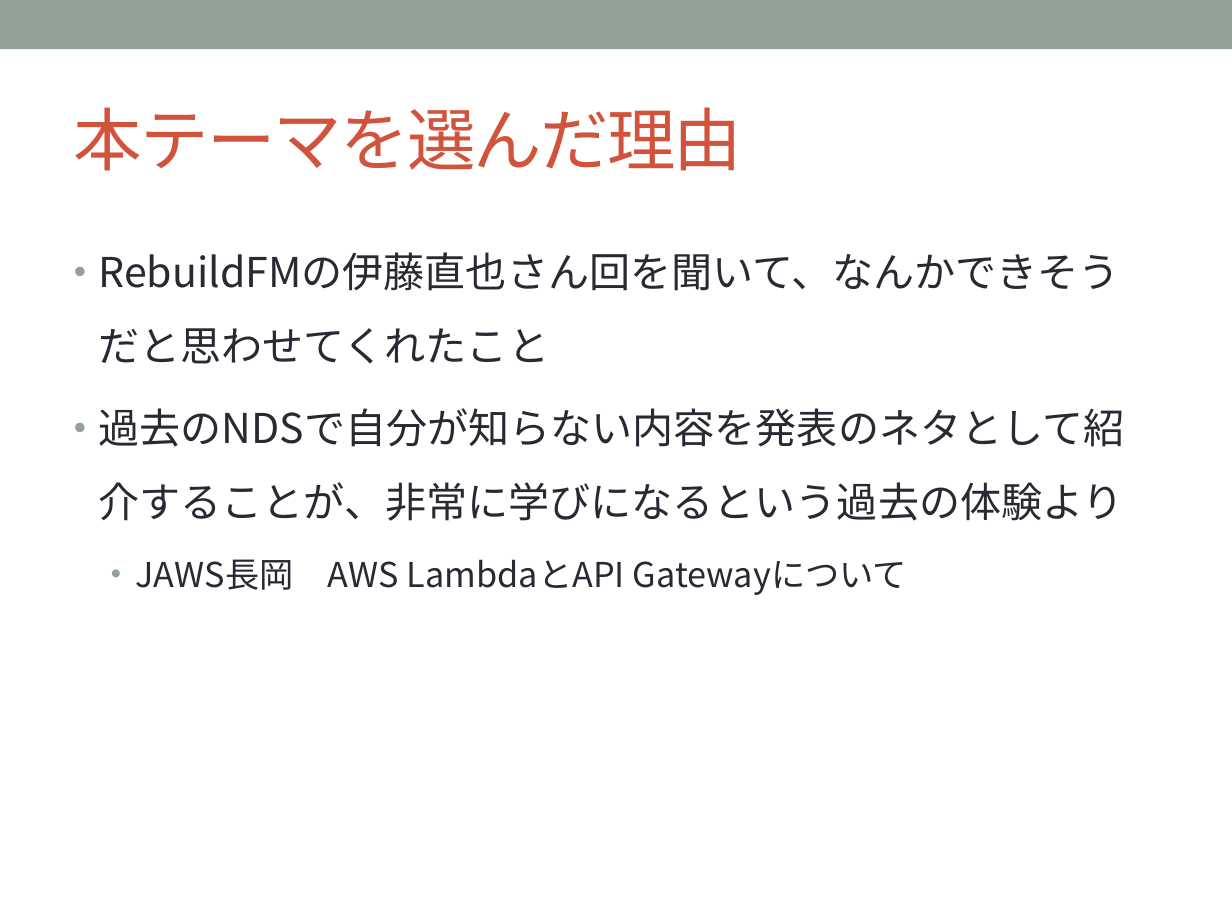
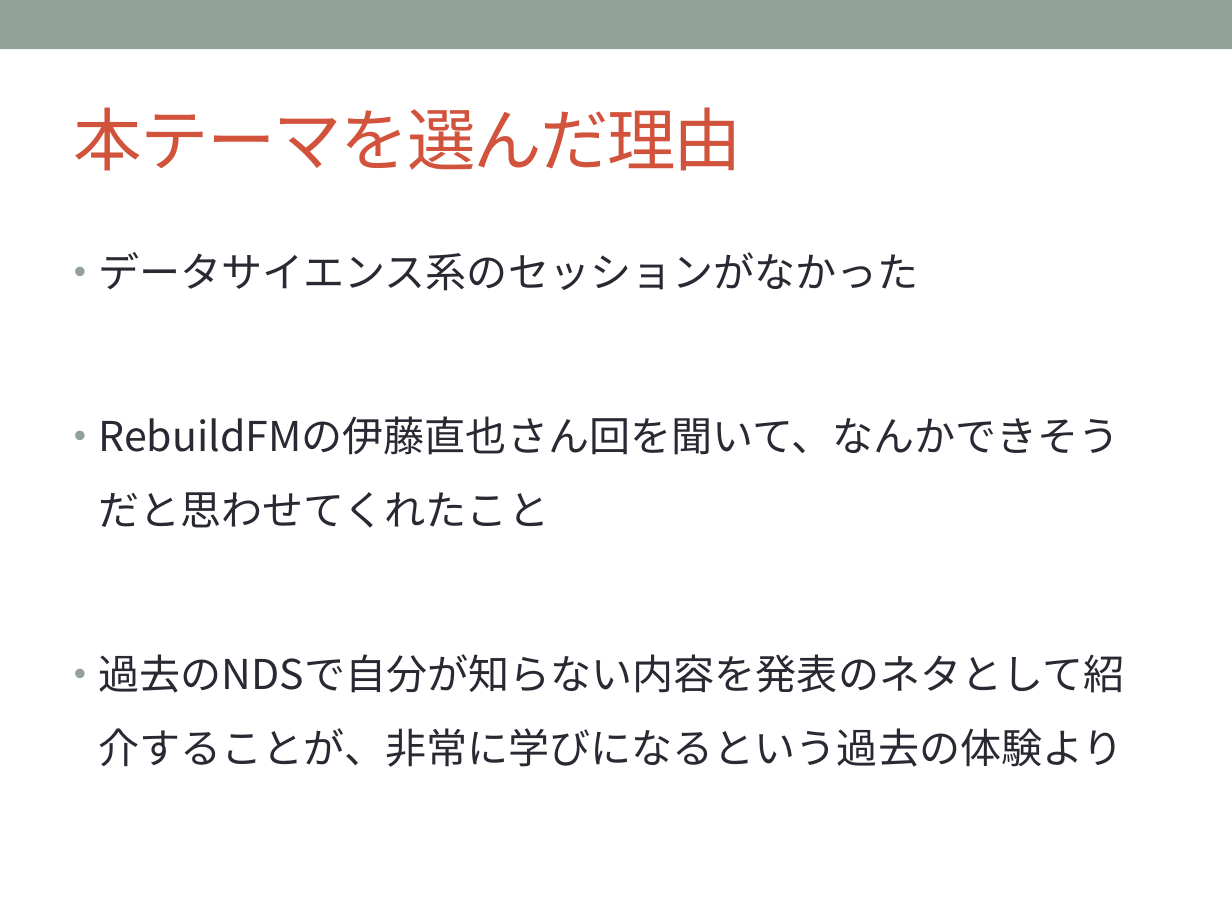
Before and after one commit to sakapun/nds51, a slide deck: slide 5 of 入門系の本を一冊も読まず.pptx. Drawn at 1232x924 pixels with LibreOffice and Linux fonts; fonts in the diff are those of the drawing. Boxes give left, top, right and bottom in pixels: in the first picture for what was removed or moved away, otherwise in the second. Text is boxed around its words. In the diff, an @@ line names an element or a change of style, - is before the commit and + after.

```diff
--- a/入門系の本を一冊も読まず.pptx
+++ b/入門系の本を一冊も読まず.pptx
@@ text at [99,252,919,291]: paragraph added @@
+• データサイエンス系のセッションがなかった
@@ text at [136,559,907,595]: paragraph removed @@
-  • JAWS長岡 AWS LambdaとAPI Gatewayについて
```
Also in this commit, not shown: 2 other slides changed, 1 slide removed.
